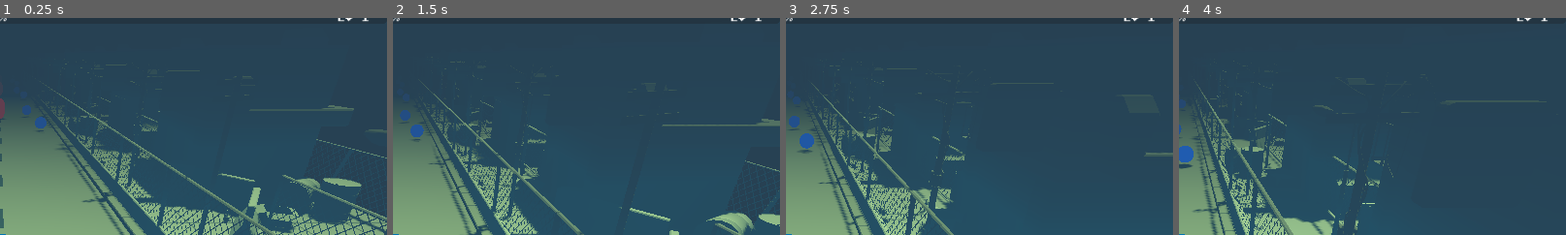
Above: before the commit, frames 1-4 (left to right).
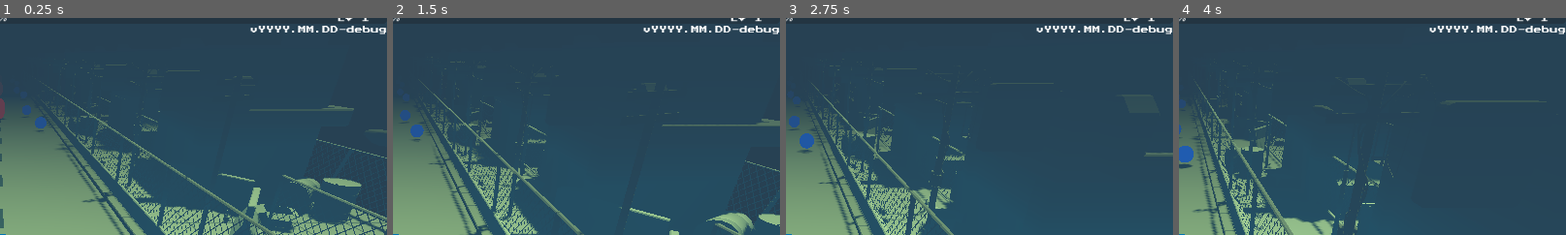
Above: after the commit, the same moments.

Repository: 100-Devs-1-Game/EscapeForHelp
Game: Godot game, scene res://root.tscn
Two runs of this game, one before a commit and one after it. Both use one fixed random seed, a clock stepped at 60 frames per second and the inputs below. Sound files missing from this copy of the repository are replaced by a short silence.
Inputs (mouse positions are % of the whole screen's width and height, from its top left):
- Up to frame 1 (0.25 s): no input
- Up to frame 2 (1.5 s): move the mouse to (72, 45) at 0.52 s; press the mouse at (72, 45) at 0.53 s; hold D (move_right) 0.53-1.28 s; move the mouse to (30, 55) at 1.27 s; release the mouse at (30, 55) at 1.28 s; hold A (move_left) from 1.28 s (still down); click (30, 55) at 1.35 s
- Up to frame 3 (2.75 s): move the mouse to (60, 28) at 2.02 s; release A (move_left) at 2.03 s; press the mouse at (60, 28) at 2.03 s; hold D (move_right) from 2.03 s (still down)
- Up to frame 4 (4 s): move the mouse to (45, 70) at 2.77 s; release the mouse at (45, 70) at 2.78 s; click (45, 70) at 2.85 s; move the mouse to (80, 65) at 3.52 s; release D (move_right) at 3.53 s; press the mouse at (80, 65) at 3.53 s; hold A (move_left) from 3.53 s (still down)
The pictures show only the part of the screen within x 50-100%, y 1-51%; the shares and areas given below are measured in that part.

The runs differ from the first frame. In frame 1, 0.7% of the frame differs, in the area x 64-100%, y 3-8%; in frame 2, 0.7%; in frame 3, 0.7%; in frame 4, 0.7%.

Commit message:
feat: make project version label and setup it on game screen

Diff:
--- /dev/null
+++ b/src/common/project_version.gd
@@ -0,0 +1,17 @@
+class_name ProjectVersion
+extends Node
+
+const VERSION_FILE_PATH := "res://version.txt"
+
+static var version: String
+
+static func get_line() -> String:
+	if version.is_empty():
+		version = _read_version()
+	return version
+
+static func _read_version() -> String:
+	var access := FileAccess.open(VERSION_FILE_PATH, FileAccess.READ)
+	var file_version := access.get_line()
+	access.close()
+	return file_version
--- /dev/null
+++ b/src/common/project_version_label.gd
@@ -0,0 +1,5 @@
+class_name ProjectVersionLabel
+extends Label
+
+func _ready() -> void:
+	text = ProjectVersion.get_line()
--- a/src/scenes/ui/game_screen.tscn
+++ b/src/scenes/ui/game_screen.tscn
@@ -1,7 +1,8 @@
-[gd_scene load_steps=4 format=3 uid="uid://bybf72esorfg6"]
+[gd_scene load_steps=5 format=3 uid="uid://bybf72esorfg6"]
 
 [ext_resource type="Script" uid="uid://esr0hs1ogi0e" path="res://scenes/ui/game_screen.gd" id="1_r1vnj"]
 [ext_resource type="AudioStream" uid="uid://dhnx0wwb5u8eu" path="res://assets/external/sfx/level-up-03-199576.mp3" id="3_gusqm"]
+[ext_resource type="Script" uid="uid://cb8ful2usl12n" path="res://common/project_version_label.gd" id="4_gkbp4"]
 [ext_resource type="Theme" uid="uid://c0nrwxr7jl0j8" path="res://resources/font-only-theme.tres" id="7_c0p0g"]
 
 [node name="game_screen" type="CanvasLayer" node_paths=PackedStringArray("exp_bar", "lbl_level", "health_bar", "lbl_timer", "lbl_counter", "lbl_fps", "collected_weapons", "collected_upgrades", "lbl_stats", "death_panel", "lbl_result", "level_up_panel", "lbl_level_up", "upgrade_options_container")]
@@ -206,3 +207,15 @@
 text = "Result"
 horizontal_alignment = 1
 vertical_alignment = 1
+
+[node name="ProjectVersionLabel" type="Label" parent="Control"]
+layout_mode = 1
+anchors_preset = 1
+anchor_left = 1.0
+anchor_right = 1.0
+offset_left = -40.0
+offset_top = 19.0
+offset_bottom = 31.0
+grow_horizontal = 0
+script = ExtResource("4_gkbp4")
+metadata/_custom_type_script = "uid://cb8ful2usl12n"
Not shown, added: src/common/project_version.gd.uid
Not shown, added: src/common/project_version_label.gd.uid
Not shown, added: src/version.txt
